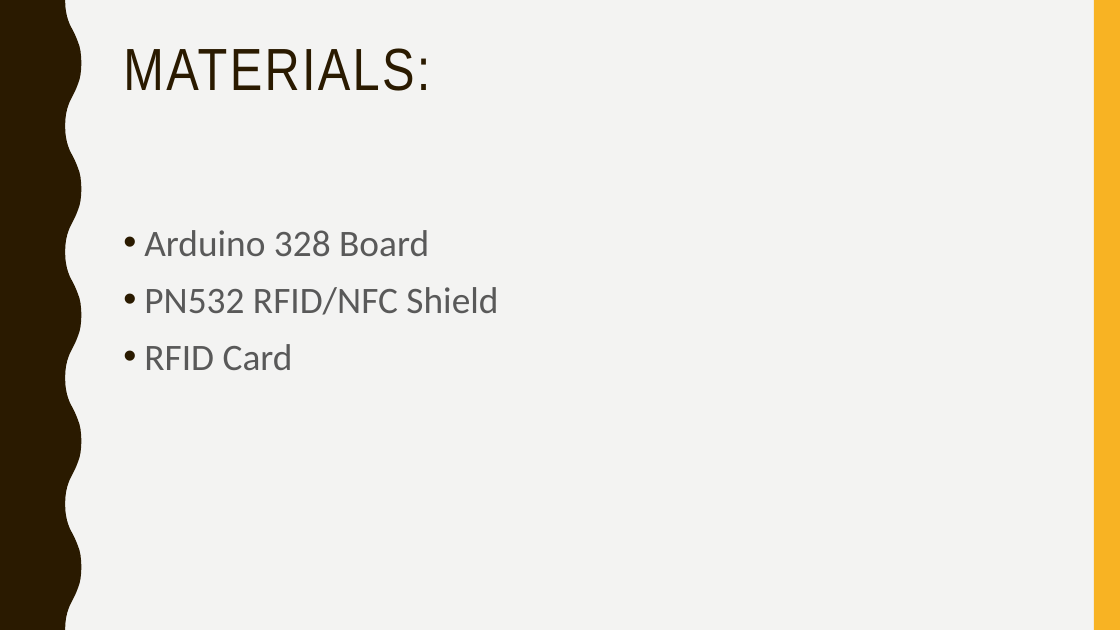
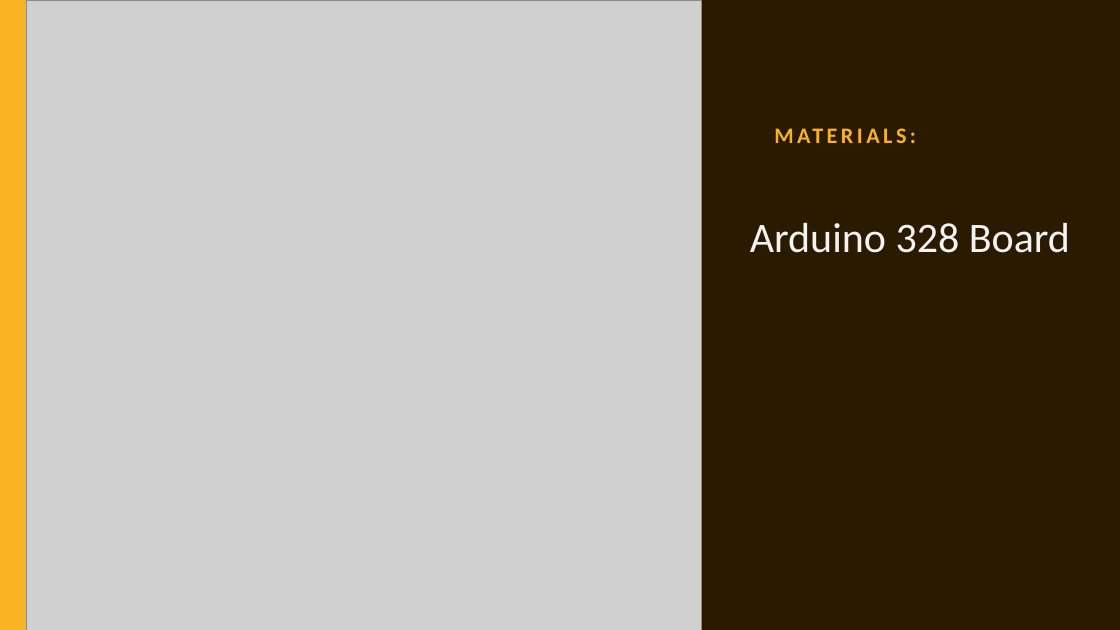
Before and after one commit to jgtadeo/PEMBEDS, a slide deck: slide 3 of Presentation.pptx (slide 2 before the commit). Drawn at 1120x630 pixels with LibreOffice and Linux fonts; fonts in the diff are those of the drawing; grey boxes stand for pictures. Boxes give left, top, right and bottom in pixels: in the first picture for what was removed or moved away, otherwise in the second. Text is boxed around its words. In the diff, an @@ line names an element or a change of style, - is before the commit and + after.

Commit message:
updated presentation

```diff
--- a/Presentation.pptx
+++ b/Presentation.pptx
@@ rectangle: place and size @@
-rectangle at (1094,0,1120,630)
+rectangle at (0,0,26,630)
@@ freeform shape removed at (0,0,82,630) @@
@@ picture added at (26,0,702,630) @@
@@ freeform shape added at (679,0,1120,630), fill #2A1A00 @@
@@ title "MATERIALS:": place and size @@
-title "MATERIALS:" at (123,48,430,91)
+title "MATERIALS:" at (766,42,1050,152)
@@ title "MATERIALS:" at (766,42,1050,152): size 51 to 19 pt, font Arial Narrow to Calibri, text colour #2A1A00 to #F8B323, letter spacing 2 to 3 pt, bold on; line spacing 0.9 to 1; vertical alignment top to bottom @@
@@ text "Arduino 328 Board": place and size @@
-text "Arduino 328 Board" at (144,230,498,370)
+text "Arduino 328 Board" at (750,223,1070,253)
@@ text "Arduino 328 Board" at (750,223,1070,253): size 32 to 36 pt, text colour #595959 to #F3F3F2; bullet • to none; line spacing 1.1 to 1.2; more space between paragraphs @@
@@ text at (144,287,498,370): paragraphs removed @@
-• PN532 RFID/NFC Shield
-• RFID Card
```
Also in this commit, not shown: 12 slides added, 1 slide removed.
